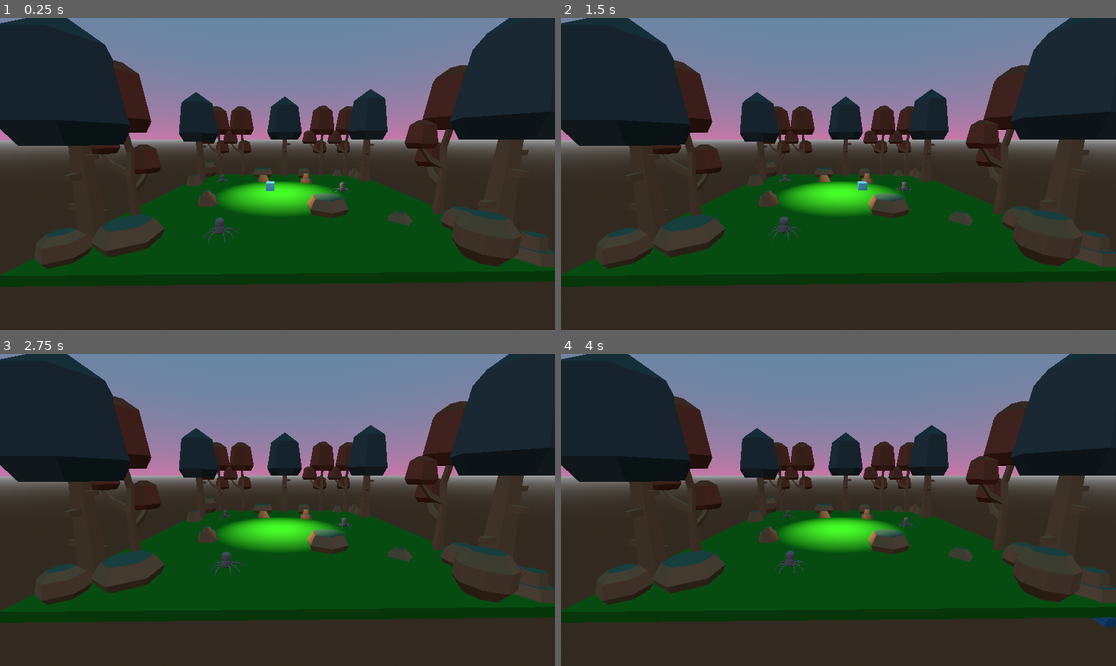
Above: before the commit, frames 1-4 (two rows, left to right).
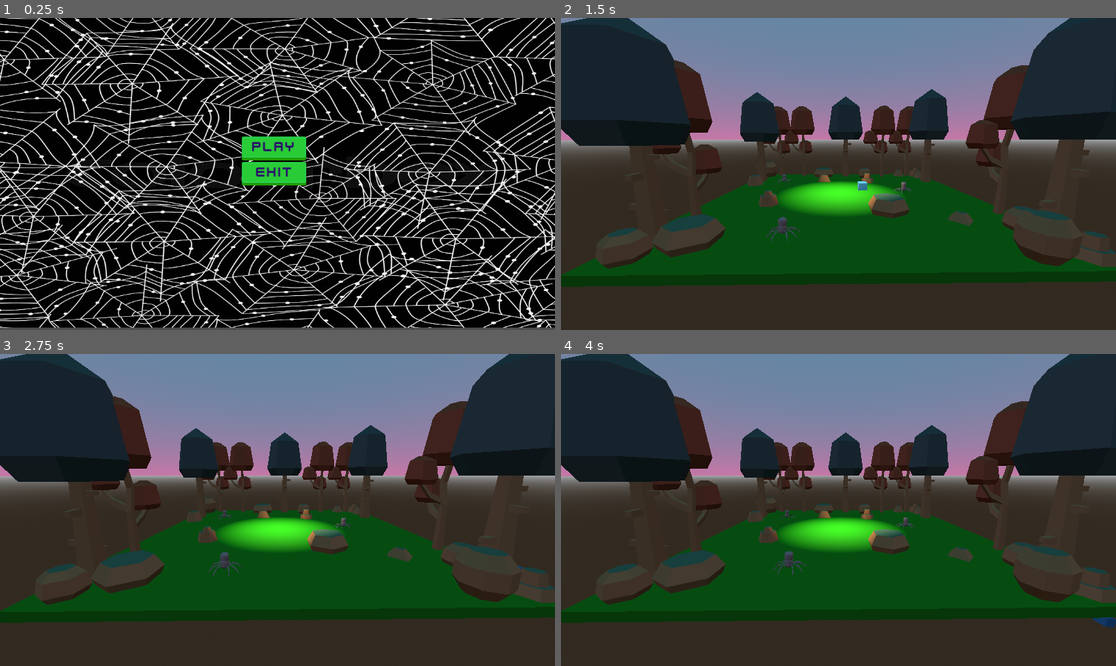
Above: after the commit, the same moments.

Repository: NicolasBH9/FirstGame
Game: Godot game, scene res://Menu.tscn
Same seed, same stepped clock (60 frames per second), same inputs: the game is played once before the commit and once after it. Before the commit the project starts from res://node_3d.tscn.
Inputs (mouse positions are in pixels of both pictures, inside the frame that each line leads up to):
- Up to frame 1 (0.25 s): no input
- Up to frame 2 (1.5 s): click (832, 149) at 0.5 s, where only the run after the commit has a clickable "PLAY"; hold Right (ui_right) from 1.28 s (still down)
- Up to frame 3 (2.75 s): tap Space (ui_select) at 1.52, 2.27 s; release Right (ui_right) at 2.03 s; hold Down (ui_down) from 2.03 s (still down)
- Up to frame 4 (4 s): release Down (ui_down) at 2.78 s; hold Right (ui_right) 2.78-3.53 s; hold Up (ui_up) from 3.53 s (still down); tap Space (ui_select) at 3.77 s

The runs differ from the first frame. In frame 1, 96% of the frame differs, in the area x 0-100%, y 0-100%; in frame 2, 0.1%; in frame 3, 0.1%; in frame 4, 0.1%.

Commit message:
Video 3

Diff:
--- /dev/null
+++ b/Control.gd
@@ -0,0 +1,25 @@
+extends Control
+
+
+# Called when the node enters the scene tree for the first time.
+func _ready():
+	pass # Replace with function body.
+
+
+# Called every frame. 'delta' is the elapsed time since the previous frame.
+func _process(delta):
+	pass
+
+
+func _on_textbtn_Play_pressed():
+	get_tree().change_scene_to_file("res://Main.tscn")
+	pass # Replace with function body.
+
+
+func _on_textbtn_Exit_pressed():
+	get_tree().quit()
+	pass # Replace with function body.
+
+
+func _on_play_pressed():
+	pass # Replace with function body.
--- a/node_3d.tscn
+++ b/Main.tscn
@@ -1,19 +1,19 @@
 [gd_scene load_steps=23 format=3 uid="uid://cj2pch1ngjaon"]
 
-[ext_resource type="ArrayMesh" uid="uid://tg8xrpj8bpvo" path="res://DespacitoSpider.obj" id="1_acu15"]
-[ext_resource type="Script" path="res://ch_spider.gd" id="1_s11hx"]
-[ext_resource type="Script" path="res://Player.gd" id="2_n5nj4"]
-[ext_resource type="ArrayMesh" uid="uid://dlrdxhjydd64g" path="res://Models/Environment/naturePack_014.obj" id="4_y38s8"]
-[ext_resource type="ArrayMesh" uid="uid://ev16aanuhijp" path="res://Models/Environment/naturePack_015.obj" id="5_s7l24"]
-[ext_resource type="ArrayMesh" uid="uid://bgmtj008huecr" path="res://Models/Environment/naturePack_018.obj" id="6_sm5xj"]
-[ext_resource type="ArrayMesh" uid="uid://cg4tsnwkr1xc1" path="res://Models/Environment/naturePack_019.obj" id="7_m2s1l"]
-[ext_resource type="ArrayMesh" uid="uid://dkvy4gm3colkl" path="res://Models/Environment/naturePack_066.obj" id="8_otiq1"]
-[ext_resource type="ArrayMesh" uid="uid://jup2bn831ttr" path="res://Models/Environment/naturePack_065.obj" id="9_biidn"]
-[ext_resource type="ArrayMesh" uid="uid://3ikd55hkri5i" path="res://Models/Environment/naturePack_022.obj" id="10_6f175"]
-[ext_resource type="ArrayMesh" uid="uid://letsafc4e15m" path="res://Models/Environment/naturePack_016.obj" id="11_c4xgg"]
-[ext_resource type="ArrayMesh" uid="uid://jpyqxfentgqd" path="res://Models/Environment/naturePack_017.obj" id="12_hdlst"]
-[ext_resource type="ArrayMesh" uid="uid://dlkgtofdm0isj" path="res://Models/Environment/naturePack_020.obj" id="13_4mtcx"]
-[ext_resource type="ArrayMesh" uid="uid://d0g703j0jmbl4" path="res://Models/Environment/naturePack_021.obj" id="14_bl0pk"]
+[ext_resource type="Script" path="res://ch_spider.gd" id="1_i3hig"]
+[ext_resource type="ArrayMesh" uid="uid://tg8xrpj8bpvo" path="res://DespacitoSpider.obj" id="2_jlvhc"]
+[ext_resource type="Script" path="res://Player.gd" id="3_43fy7"]
+[ext_resource type="ArrayMesh" uid="uid://dlrdxhjydd64g" path="res://Models/Environment/naturePack_014.obj" id="4_b4vli"]
+[ext_resource type="ArrayMesh" uid="uid://ev16aanuhijp" path="res://Models/Environment/naturePack_015.obj" id="5_dacag"]
+[ext_resource type="ArrayMesh" uid="uid://bgmtj008huecr" path="res://Models/Environment/naturePack_018.obj" id="6_lwuk0"]
+[ext_resource type="ArrayMesh" uid="uid://cg4tsnwkr1xc1" path="res://Models/Environment/naturePack_019.obj" id="7_yy24t"]
+[ext_resource type="ArrayMesh" uid="uid://dkvy4gm3colkl" path="res://Models/Environment/naturePack_066.obj" id="8_dm6cg"]
+[ext_resource type="ArrayMesh" uid="uid://jup2bn831ttr" path="res://Models/Environment/naturePack_065.obj" id="9_7ghti"]
+[ext_resource type="ArrayMesh" uid="uid://3ikd55hkri5i" path="res://Models/Environment/naturePack_022.obj" id="10_mqujl"]
+[ext_resource type="ArrayMesh" uid="uid://letsafc4e15m" path="res://Models/Environment/naturePack_016.obj" id="11_3gaqw"]
+[ext_resource type="ArrayMesh" uid="uid://jpyqxfentgqd" path="res://Models/Environment/naturePack_017.obj" id="12_p8ng2"]
+[ext_resource type="ArrayMesh" uid="uid://dlkgtofdm0isj" path="res://Models/Environment/naturePack_020.obj" id="13_ane2r"]
+[ext_resource type="ArrayMesh" uid="uid://d0g703j0jmbl4" path="res://Models/Environment/naturePack_021.obj" id="14_ajvkl"]
 
 [sub_resource type="ProceduralSkyMaterial" id="ProceduralSkyMaterial_ajaci"]
 sky_top_color = Color(0.360784, 0.529412, 0.635294, 1)
--- /dev/null
+++ b/Menu.tscn
@@ -0,0 +1,77 @@
+[gd_scene load_steps=6 format=3 uid="uid://bc1yu1bu547ga"]
+
+[ext_resource type="Script" path="res://Control.gd" id="1_ceb2h"]
+[ext_resource type="Texture2D" uid="uid://cywwjbetnb8b4" path="res://1600px_COLOURBOX22868604.jpg" id="2_ussgx"]
+[ext_resource type="Texture2D" uid="uid://qntnhhrg0pyl" path="res://buttonLarge.png" id="3_f5fbb"]
+[ext_resource type="FontFile" uid="uid://bq34aadvw3rdh" path="res://kenvector_future.ttf" id="4_e0wul"]
+
+[sub_resource type="LabelSettings" id="LabelSettings_fk82t"]
+font = ExtResource("4_e0wul")
+font_color = Color(0.972549, 0, 0.435294, 1)
+
+[node name="Node2D" type="Node2D"]
+
+[node name="Control" type="Control" parent="."]
+layout_mode = 3
+anchors_preset = 0
+offset_right = 1153.0
+offset_bottom = 645.0
+script = ExtResource("1_ceb2h")
+
+[node name="NinePatchRect" type="NinePatchRect" parent="Control"]
+layout_mode = 0
+offset_right = 40.0
+offset_bottom = 40.0
+scale = Vector2(29.9668, 16.0731)
+texture = ExtResource("2_ussgx")
+
+[node name="VBoxContainer" type="VBoxContainer" parent="Control"]
+layout_mode = 1
+anchors_preset = 8
+anchor_left = 0.5
+anchor_top = 0.5
+anchor_right = 0.5
+anchor_bottom = 0.5
+offset_left = -445.5
+offset_top = -76.5
+offset_right = 834.5
+offset_bottom = 1207.5
+grow_horizontal = 2
+grow_vertical = 2
+scale = Vector2(0.683731, 0.711092)
+
+[node name="Play" type="TextureButton" parent="Control/VBoxContainer"]
+modulate = Color(0.168627, 1, 1, 1)
+layout_mode = 2
+size_flags_horizontal = 4
+size_flags_vertical = 4
+texture_normal = ExtResource("3_f5fbb")
+
+[node name="Label" type="Label" parent="Control/VBoxContainer/Play"]
+layout_mode = 0
+offset_left = 32.2673
+offset_top = 5.7149
+offset_right = 86.2673
+offset_bottom = 28.7149
+scale = Vector2(2.51579, 2.64235)
+text = "PLAY"
+label_settings = SubResource("LabelSettings_fk82t")
+
+[node name="Play2" type="TextureButton" parent="Control/VBoxContainer"]
+modulate = Color(0.168627, 1, 1, 1)
+layout_mode = 2
+size_flags_horizontal = 4
+size_flags_vertical = 4
+texture_normal = ExtResource("3_f5fbb")
+
+[node name="Label" type="Label" parent="Control/VBoxContainer/Play2"]
+offset_left = 44.4881
+offset_top = 6.15839
+offset_right = 98.4881
+offset_bottom = 29.1584
+scale = Vector2(2.51579, 2.64235)
+text = "EXIT"
+label_settings = SubResource("LabelSettings_fk82t")
+
+[connection signal="pressed" from="Control/VBoxContainer/Play" to="Control" method="_on_textbtn_Play_pressed"]
+[connection signal="pressed" from="Control/VBoxContainer/Play2" to="Control" method="_on_textbtn_Exit_pressed"]
--- a/project.godot
+++ b/project.godot
@@ -11,7 +11,7 @@
 [application]
 
 config/name="First Game"
-run/main_scene="res://node_3d.tscn"
+run/main_scene="res://Menu.tscn"
 config/features=PackedStringArray("4.0", "Forward Plus")
 config/icon="res://icon.svg"
 
Binary file added: 1600px_COLOURBOX22868604.jpg
Not shown, added: 1600px_COLOURBOX22868604.jpg.import
Not shown: 5 places in Main.tscn that only renumber resources
Binary file added: buttonLarge.png
Not shown, added: buttonLarge.png.import
Binary file added: kenvector_future.ttf
Not shown, added: kenvector_future.ttf.import
Binary file added: kenvector_future_thin.ttf
Not shown, added: kenvector_future_thin.ttf.import
Binary file added: pngegg.png
Not shown, added: pngegg.png.import
